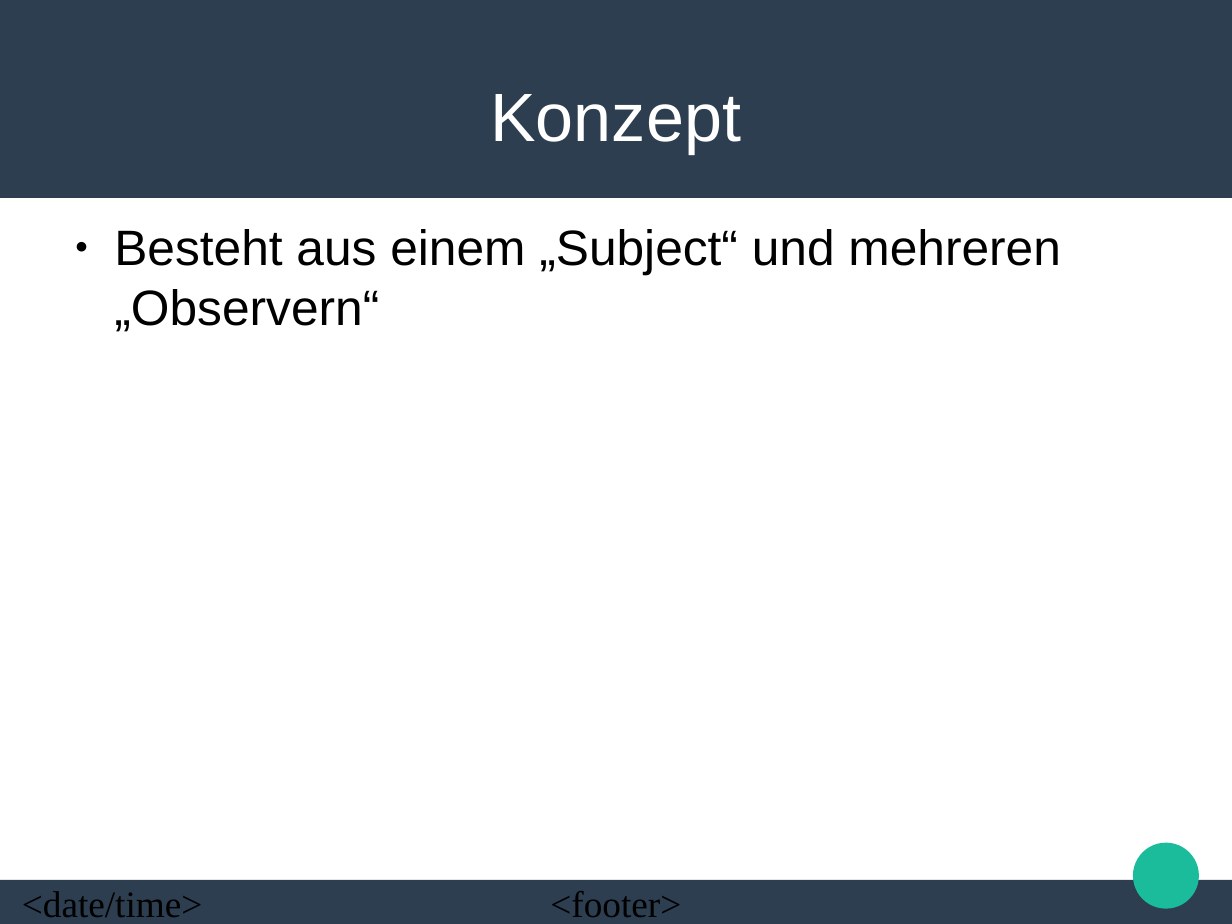
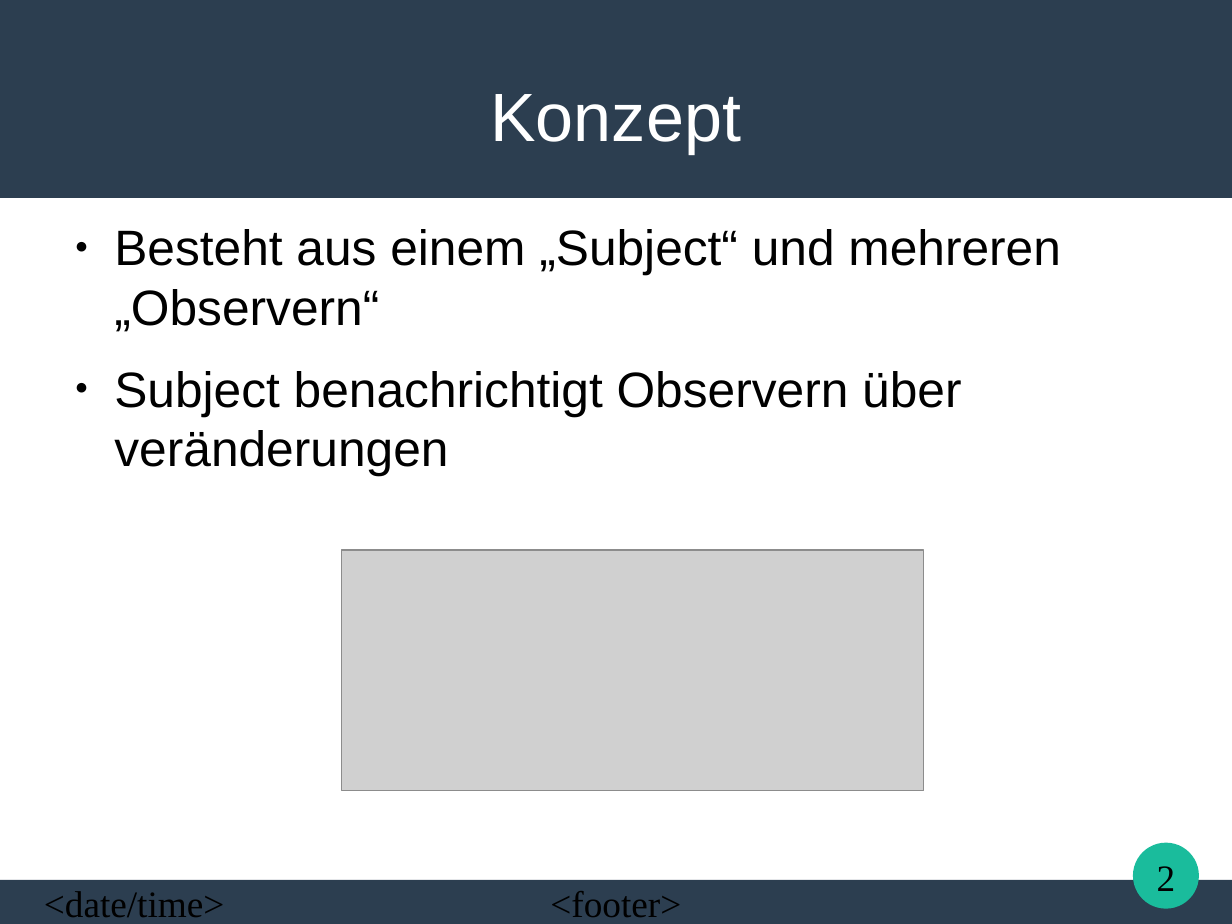
Before and after one commit to Uniquex/ObserverPattern, a slide deck: slide 2 of Presentation/Observer Pattern.odp. Drawn at 1232x924 pixels with LibreOffice and Linux fonts; fonts in the diff are those of the drawing; grey boxes stand for pictures. Boxes give left, top, right and bottom in pixels: in the first picture for what was removed or moved away, otherwise in the second. Text is boxed around its words. In the diff, an @@ line names an element or a change of style, - is before the commit and + after.

```diff
--- a/Presentation/Observer Pattern.odp
+++ b/Presentation/Observer Pattern.odp
@@ text at [114, 371, 961, 476]: paragraph added @@
+● Subject benachrichtigt Observern über veränderungen
@@ picture added at [342, 550, 925, 792] @@
@@ page number added at [1157, 866, 1176, 891], 24 pt, text #000000 @@
+2
@@ text "<date/time>": place and size @@
-text "<date/time>" at [22, 891, 202, 917]
+text "<date/time>" at [44, 891, 224, 917]
```
Also in this commit, not shown: 3 other slides changed, 1 slide added, 4 other files.
